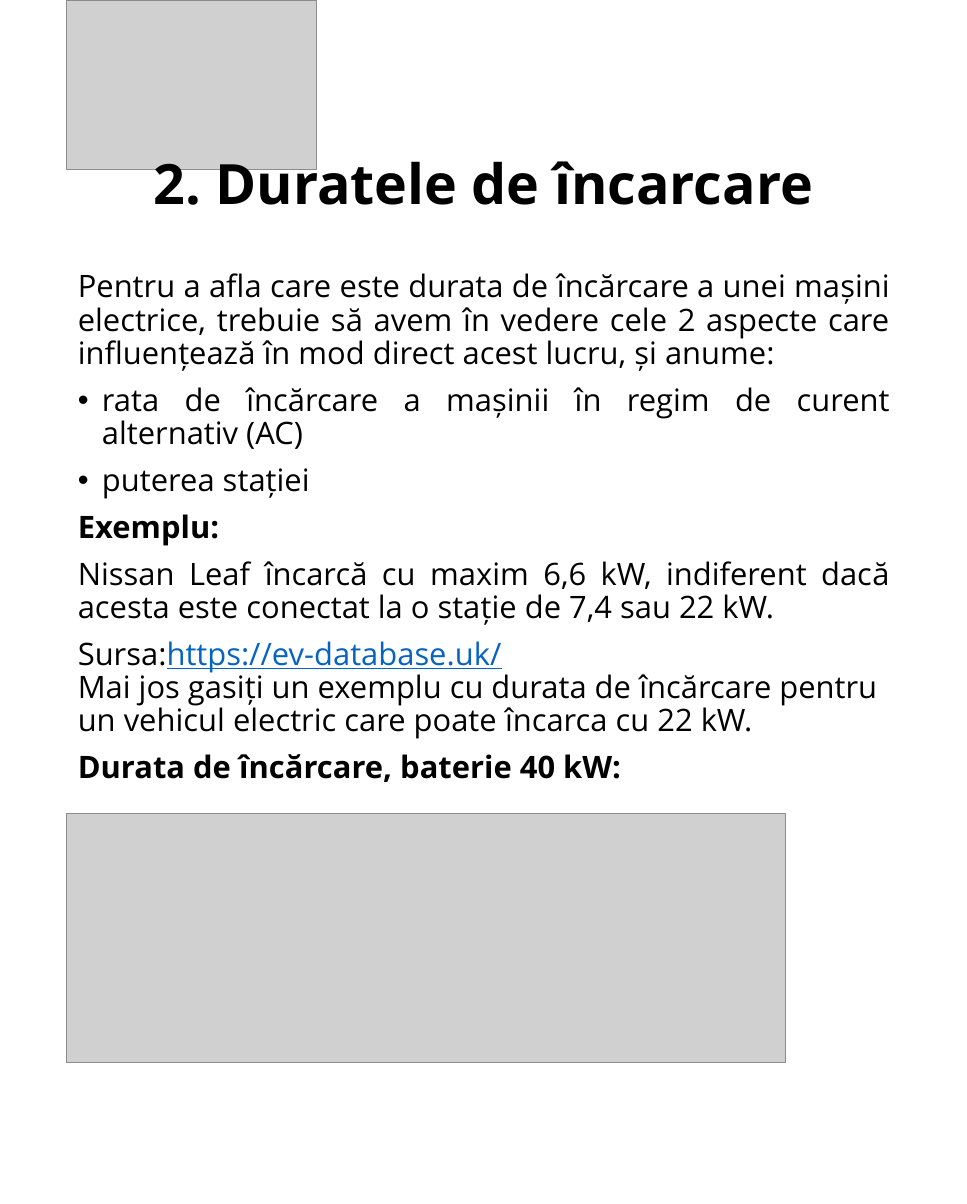
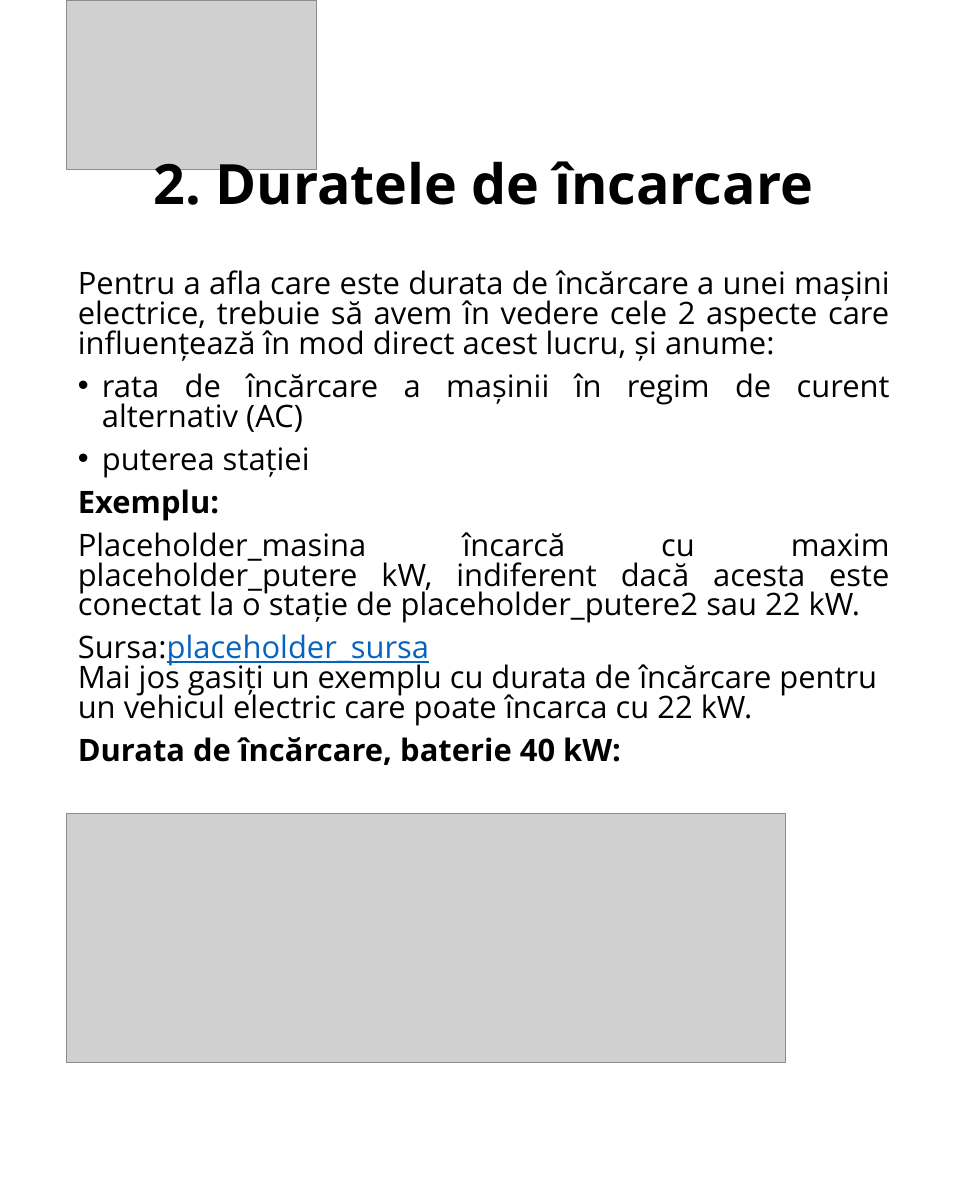
Before and after one commit to adriansacuiu/Oferte, a slide deck: slide 3 of target/ppt/input.pptx. Drawn at 967x1204 pixels with LibreOffice and Linux fonts; fonts in the diff are those of the drawing; grey boxes stand for pictures. Boxes give left, top, right and bottom in pixels: in the first picture for what was removed or moved away, otherwise in the second. Text is boxed around its words. In the diff, an @@ line names an element or a change of style, - is before the commit and + after.

```diff
--- a/target/ppt/input.pptx
+++ b/target/ppt/input.pptx
@@ text at box(78, 270, 890, 765): line spacing 0.9 to 0.8 @@
@@ text at box(78, 532, 890, 726): text changed @@
-Nissan Leaf încarcă cu maxim 6,6 kW, indiferent dacă acesta este conectat la o stație de 7,4 sau 22 kW.
-Sursa:https://ev-database.uk/
-Mai jos gasiți un exemplu cu durata de încărcare pentru un vehicul electric care poate încarca cu 22 kW.
+Placeholder_masina încarcă cu maxim placeholder_putere kW, indiferent dacă acesta este conectat la o stație de placeholder_putere2 sau 22 kW.
+Sursa:placeholder_sursa
+Mai jos gasiți un exemplu cu durata de încărcare pentru un vehicul electric care poate încarca cu 22 kW.
```
Also in this commit, not shown: 21 other files.
